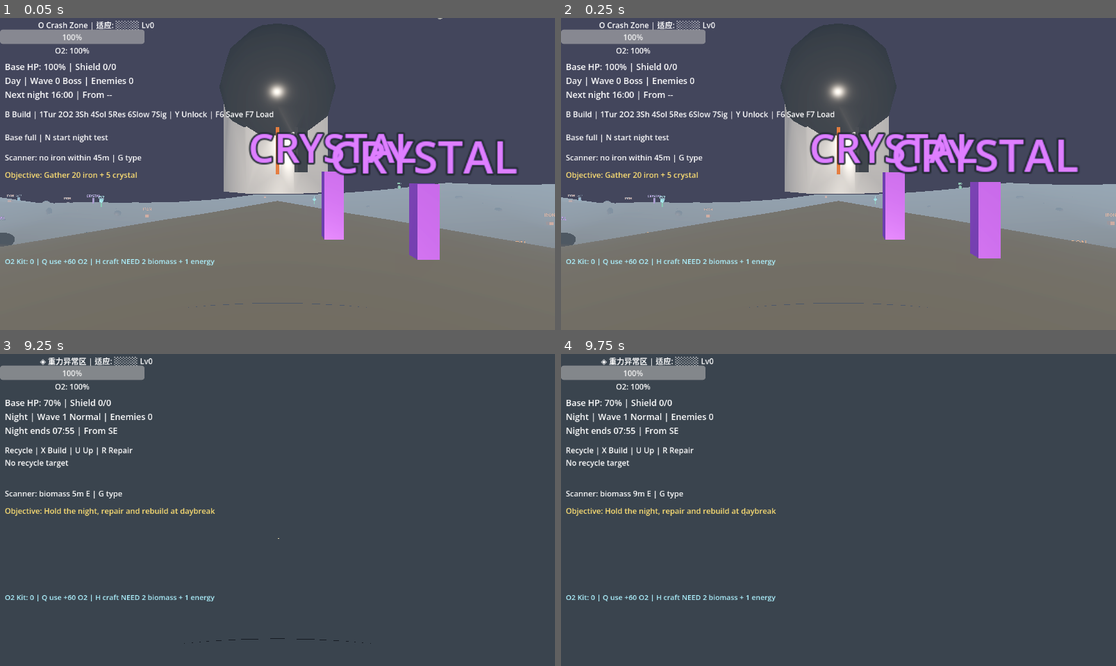
Above: before the commit, frames 1-4 (two rows, left to right).
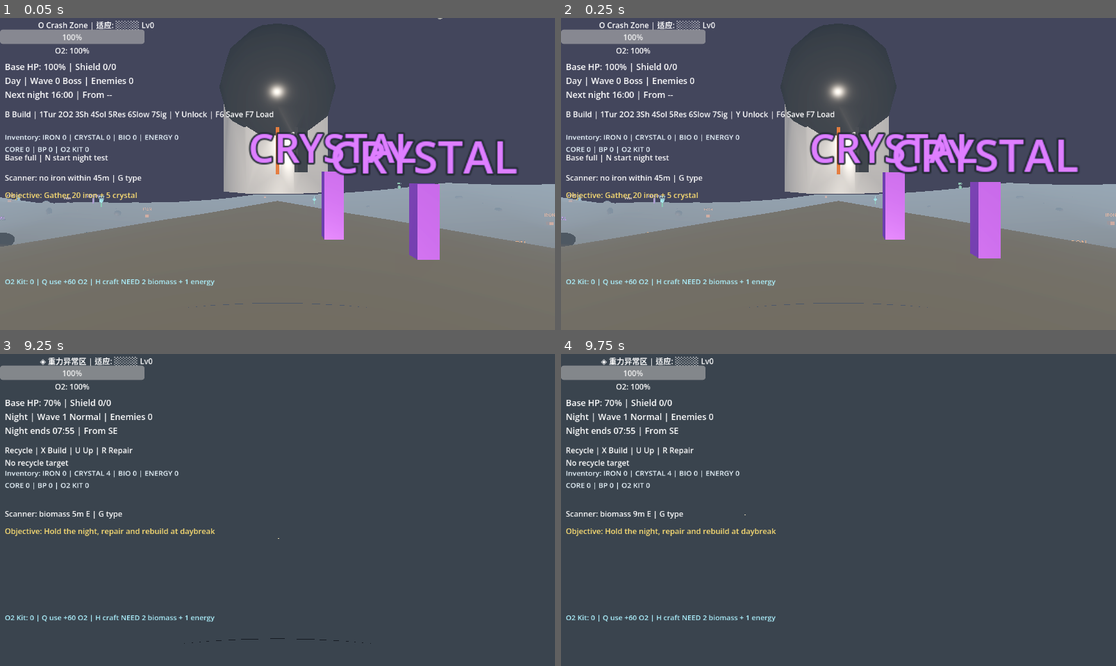
Above: after the commit, the same moments.

Repository: qnctx/star-abyss-game
Game: Godot game, scene res://scenes/main.tscn
The game is run twice, just before and just after one commit, with the same random seed, the same clock (stepped at 60 frames per second) and the same inputs.
Inputs (mouse positions are in pixels of both pictures, inside the frame that each line leads up to):
- Up to frame 1 (0.05 s): no input
- Up to frame 2 (0.25 s): no input
- Up to frame 3 (9.25 s): tap Enter at 0.5 s; move the mouse to (305, 510) at 0.52 s; hold B (build_mode) 0.53-1.28 s; hold W (move_forward) 0.53-5.78 s; click (305, 510) at 0.67 s; tap Space (jump) at 0.77, 1.52, 3.02, 3.77, 4.52, 6.02, 6.77, 7.52, 8.75, 9.02 s; move the mouse to (249, 510) at 1.27 s; tap H (craft_oxygen_canister) at 1.35 s; move the mouse to (288, 503) at 2.02 s; tap Ctrl (crouch) at 2.1 s; move the mouse to (271, 516) at 2.77 s; tap E (interact) at 2.85 s; click (271, 516) at 2.92 s; move the mouse to (316, 513) at 3.52 s; hold N (night_test) 3.53-4.28 s; move the mouse to (233, 506) at 4.27 s; tap Z (prone) at 4.35 s; move the mouse to (283, 510) at 5.02 s; hold X (recycle_mode) 5.03-5.78 s; click (283, 510) at 5.17 s; move the mouse to (255, 503) at 5.77 s; hold D (move_right) 5.78-6.53 s; tap R (repair_structure) at 5.85 s; move the mouse to (305, 510) at 6.52 s; hold G (scanner_cycle) 6.53-7.28 s; hold W (move_forward) 6.53-8.78 s; move the mouse to (249, 510) at 7.27 s; click (249, 510) at 7.35 s; move the mouse to (288, 503) at 8.02 s; tap Shift (sprint) at 8.1 s; move the mouse to (271, 516) at 8.77 s; hold A (move_left) from 8.78 s (still down); tap Y (unlock_tech) at 8.85 s
- Up to frame 4 (9.75 s): tap Enter at 9.5 s; move the mouse to (877, 513) at 9.52 s; release A (move_left) at 9.53 s; hold W (move_forward) from 9.53 s (still down); hold Q (use_oxygen_canister) from 9.53 s (still down); click (877, 513) at 9.67 s

The runs differ from the first frame. In frame 1, 1.9% of the frame differs, in the area x 0-39%, y 37-86%; in frame 2, 1.9%; in frame 3, 2.0%; in frame 4, 2.0%.

Commit message:
Show inventory in combat HUD

Diff:
--- a/src/scripts/combat_hud.gd
+++ b/src/scripts/combat_hud.gd
@@ -2,9 +2,20 @@
 
 const STRUCTURE_REPAIR_COST := {"iron": 5, "biomass": 2}
 const SAVE_STATUS_DURATION := 2.5
+const INVENTORY_DISPLAY_ORDER := ["iron", "void_crystal", "biomass", "energy", "energy_core", "blueprint", "oxygen_canister"]
+const INVENTORY_DISPLAY_NAMES := {
+	"iron": "IRON",
+	"void_crystal": "CRYSTAL",
+	"biomass": "BIO",
+	"energy": "ENERGY",
+	"energy_core": "CORE",
+	"blueprint": "BP",
+	"oxygen_canister": "O2 KIT",
+}
 
 var _status_label: Label
 var _build_label: Label
+var _inventory_label: Label
 var _base_label: Label
 var _scanner_label: Label
 var _objective_label: Label
@@ -30,55 +41,62 @@
 	_build_label.add_theme_font_size_override("font_size", 16)
 	add_child(_build_label)
 
+	_inventory_label = Label.new()
+	_inventory_label.position = Vector2(10, 236)
+	_inventory_label.size = Vector2(920, 36)
+	_inventory_label.add_theme_font_size_override("font_size", 15)
+	_inventory_label.add_theme_color_override("font_color", Color(0.92, 0.97, 1.0))
+	add_child(_inventory_label)
+
 	_base_label = Label.new()
-	_base_label.position = Vector2(10, 236)
+	_base_label.position = Vector2(10, 278)
 	_base_label.size = Vector2(560, 42)
 	_base_label.add_theme_font_size_override("font_size", 16)
 	add_child(_base_label)
 
 	_scanner_label = Label.new()
-	_scanner_label.position = Vector2(10, 278)
+	_scanner_label.position = Vector2(10, 320)
 	_scanner_label.size = Vector2(560, 32)
 	_scanner_label.add_theme_font_size_override("font_size", 16)
 	add_child(_scanner_label)
 
 	_objective_label = Label.new()
-	_objective_label.position = Vector2(10, 314)
+	_objective_label.position = Vector2(10, 356)
 	_objective_label.size = Vector2(920, 36)
 	_objective_label.add_theme_font_size_override("font_size", 16)
 	_objective_label.add_theme_color_override("font_color", Color(1.0, 0.88, 0.45))
 	add_child(_objective_label)
 
 	_signal_label = Label.new()
-	_signal_label.position = Vector2(10, 350)
+	_signal_label.position = Vector2(10, 392)
 	_signal_label.size = Vector2(760, 30)
 	_signal_label.add_theme_font_size_override("font_size", 16)
 	_signal_label.add_theme_color_override("font_color", Color(0.5, 0.95, 0.8))
 	add_child(_signal_label)
 
 	_save_status_label = Label.new()
-	_save_status_label.position = Vector2(10, 382)
+	_save_status_label.position = Vector2(10, 424)
 	_save_status_label.size = Vector2(560, 30)
 	_save_status_label.add_theme_font_size_override("font_size", 16)
 	_save_status_label.add_theme_color_override("font_color", Color(0.55, 0.9, 1.0))
 	add_child(_save_status_label)
 
 	_radio_label = Label.new()
-	_radio_label.position = Vector2(10, 414)
+	_radio_label.position = Vector2(10, 456)
 	_radio_label.size = Vector2(920, 42)
 	_radio_label.add_theme_font_size_override("font_size", 15)
 	_radio_label.add_theme_color_override("font_color", Color(0.72, 0.9, 1.0))
 	add_child(_radio_label)
 
 	_death_drop_label = Label.new()
-	_death_drop_label.position = Vector2(10, 462)
+	_death_drop_label.position = Vector2(10, 504)
 	_death_drop_label.size = Vector2(920, 30)
 	_death_drop_label.add_theme_font_size_override("font_size", 15)
 	_death_drop_label.add_theme_color_override("font_color", Color(1.0, 0.68, 0.35))
 	add_child(_death_drop_label)
 
 	_oxygen_supply_label = Label.new()
-	_oxygen_supply_label.position = Vector2(10, 494)
+	_oxygen_supply_label.position = Vector2(10, 536)
 	_oxygen_supply_label.size = Vector2(920, 30)
 	_oxygen_supply_label.add_theme_font_size_override("font_size", 15)
 	_oxygen_supply_label.add_theme_color_override("font_color", Color(0.68, 0.95, 1.0))
@@ -120,6 +138,7 @@
 
 func _process(_delta: float) -> void:
 	_refresh_build_hint()
+	_refresh_inventory_hint()
 	_refresh_base_hint()
 	_refresh_scanner_hint()
 	_refresh_signal_hint()
@@ -154,6 +173,7 @@
 
 
 func _on_resource_changed(_type: String, _amount: int) -> void:
+	_refresh_inventory_hint()
 	_refresh_build_hint()
 	_refresh_base_hint()
 	_refresh_scanner_hint()
@@ -224,6 +244,7 @@
 		GameManager.last_wave_direction
 	]
 	_refresh_build_hint()
+	_refresh_inventory_hint()
 	_refresh_base_hint()
 	_refresh_scanner_hint()
 	_refresh_objective_hint()
@@ -252,6 +273,10 @@
 		]
 	else:
 		_build_label.text = "B Build | 1Tur 2O2 3Sh 4Sol 5Res 6Slow 7Sig | Y Unlock | F6 Save F7 Load"
+
+
+func _refresh_inventory_hint() -> void:
+	_inventory_label.text = get_inventory_text()
 
 
 func _refresh_base_hint() -> void:
@@ -352,6 +377,24 @@
 	return _save_status_label.text if _save_status_label else ""
 
 
+func get_inventory_text() -> String:
+	if not InventoryManager:
+		return "Inventory: unavailable"
+	var first_row: Array[String] = []
+	var second_row: Array[String] = []
+	for i in range(INVENTORY_DISPLAY_ORDER.size()):
+		var resource_type: String = str(INVENTORY_DISPLAY_ORDER[i])
+		var item: String = "%s %d" % [
+			str(INVENTORY_DISPLAY_NAMES.get(resource_type, resource_type.to_upper())),
+			int(InventoryManager.resources.get(resource_type, 0))
+		]
+		if i < 4:
+			first_row.append(item)
+		else:
+			second_row.append(item)
+	return "Inventory: %s\n%s" % [" | ".join(first_row), " | ".join(second_row)]
+
+
 func get_signal_hint() -> String:
 	var best_text := ""
 	var best_progress := -1.0
--- a/src/test_runner.gd
+++ b/src/test_runner.gd
@@ -512,6 +512,17 @@
         if combat_hud_script and save_manager:
                 var combat_hud = combat_hud_script.new()
                 current_scene.add_child(combat_hud)
+                var inventory_manager = _get_autoload("InventoryManager")
+                var old_iron: int = inventory_manager.resources.get("iron", 0) if inventory_manager else 0
+                var old_void: int = inventory_manager.resources.get("void_crystal", 0) if inventory_manager else 0
+                if inventory_manager:
+                        inventory_manager.resources["iron"] = 6
+                        inventory_manager.resources["void_crystal"] = 3
+                check("combat HUD shows inventory iron count", combat_hud.get_inventory_text().contains("IRON 6"), combat_hud.get_inventory_text())
+                check("combat HUD shows inventory crystal count", combat_hud.get_inventory_text().contains("CRYSTAL 3"), combat_hud.get_inventory_text())
+                if inventory_manager:
+                        inventory_manager.resources["iron"] = old_iron
+                        inventory_manager.resources["void_crystal"] = old_void
                 save_manager.save_status_changed.emit("Saved")
                 check("combat HUD shows save status", combat_hud.get_save_status_text().contains("Saved"), combat_hud.get_save_status_text())
                 combat_hud._process(combat_hud.SAVE_STATUS_DURATION)
Not shown, changed: PROGRESS.md
Not shown, changed: docs/GAME_DESIGN_DOC.md
Not shown, changed: docs/TEST_PLAN.md
Not shown, changed: src/CONTEXT.md
